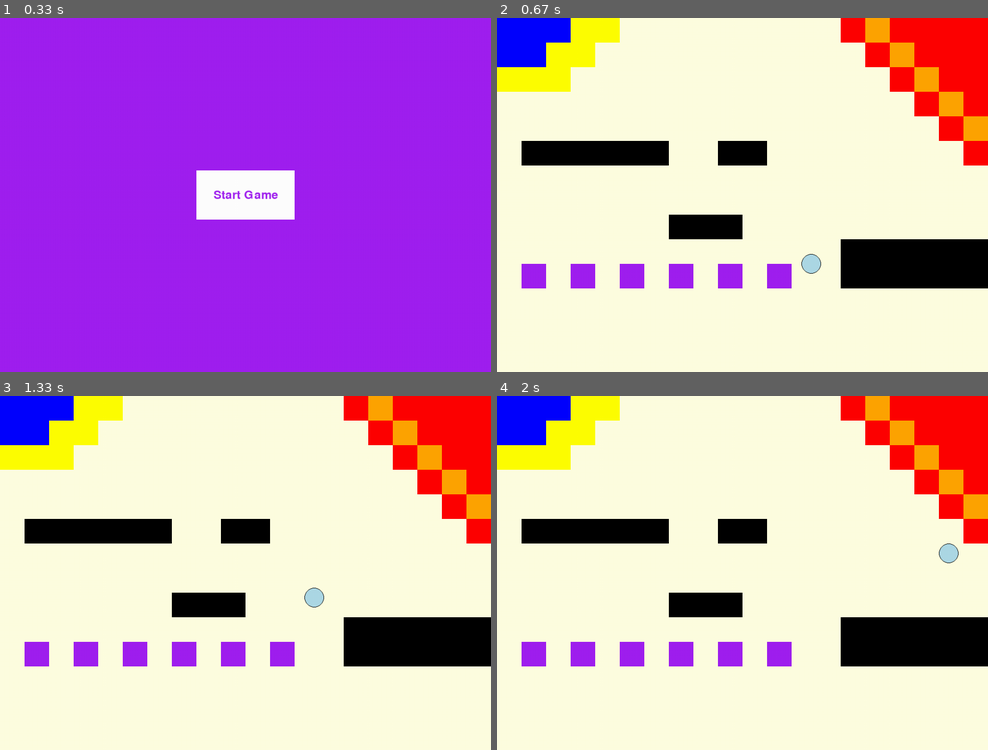
Above: before the commit, frames 1-4 (two rows, left to right).
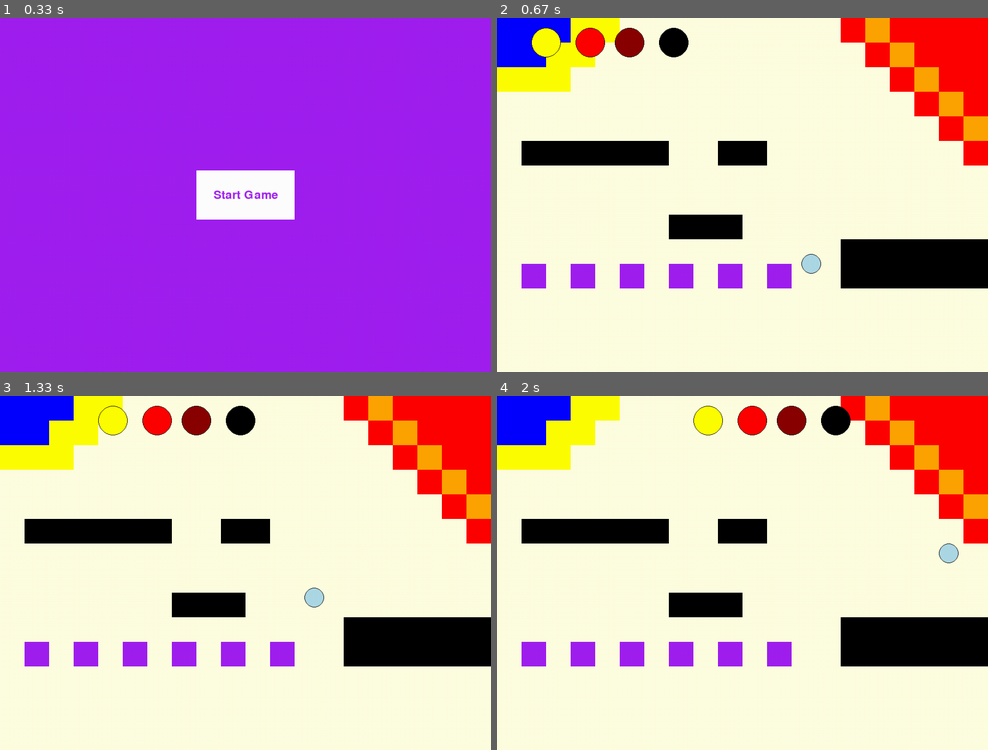
Above: after the commit, the same moments.

Repository: Luk38/Roboarena
Game: pygame game, started from RoboarenaGame.py
Same seed, same stepped clock (60 frames per second), same inputs: the game is played once before the commit and once after it.
Inputs:
- Up to frame 1 (0.33 s): no input
- Up to frame 2 (0.67 s): click "Start Game" at 0.38 s
- Up to frame 3 (1.33 s): hold Right 0.67-1.13 s; hold Up from 1.17 s (still down); hold W from 1.17 s (still down)
- Up to frame 4 (2 s): release Up at 1.47 s; release W at 1.47 s; hold Right 1.5-1.97 s; hold D 1.5-1.97 s

Frame 1 is identical in both runs. In frame 2, 1.5% of the frame differs, in the area x 7-39%, y 2-12%; in frame 3, 1.4%; in frame 4, 1.6%, in the area x 40-72%, y 2-12%.

Commit message:
Changed Robot class for task 1. c-e

Diff:
--- a/BasicRobot.py
+++ b/BasicRobot.py
@@ -1,4 +1,5 @@
 import pygame
+import math
 
 
 class BasicRobot:
@@ -7,8 +8,57 @@
         self.x = x
         self.y = y
         self.r = r
-        self.alpha = alpha
+        self.alpha = math.radians(alpha)
+
+        # movement attributes
+        self.a = 0
+        self.a_alpha = 0
+        self.v = 0
+        self.v_alpha = 0
+
+        self.a_max = 5
+        self.a_alpha_max = 2
 
     def draw(self, screen):
         pygame.draw.circle(screen, self.color, (self.x, self.y), self.r)
         pygame.draw.circle(screen, 'black', (self.x, self.y), self.r, width=1)
+
+    def update(self):
+        # update speed
+        self.v += self.a
+
+        # speed limit
+        self.v = max(-self.a_max, min(self.v, self.a_max))
+
+        # update turning speed
+        self.v_alpha += self.a_alpha
+
+        # turning speed limit
+        self.v_alpha = max(-self.a_alpha_max, min(self.v_alpha, self.a_alpha_max))
+
+        # update position
+        self.x += self.v * math.cos(math.radians(self.alpha))
+        self.y += self.v * math.sin(math.radians(self.alpha))
+        self.alpha += self.v_alpha
+
+        # handle reaching the edges of the screen
+        if self.x < self.r or self.x > 1000 - self.r:
+            self.v = 0
+            self.a *= -1
+        if self.y < self.r or self.y > 720 - self.r:
+            self.v = 0
+            self.a *= -1
+
+        self.handle_user_input()
+
+    def handle_user_input(self):
+    # Based on the input, modify the acceleration (a) and rotational acceleration (a_alpha) of the robots
+        keys = pygame.key.get_pressed()
+        if keys[pygame.K_LEFT]:
+            self.a_alpha = -0.2 # Set negative acceleration to move left
+        elif keys[pygame.K_RIGHT]:
+            self.a = 0.2
+        elif keys[pygame.K_UP]:
+            self.a = 0.5
+        elif keys[pygame.K_DOWN]:
+            self.a_alpha = 0.2   # Set positive
--- a/RoboarenaGame.py
+++ b/RoboarenaGame.py
@@ -11,6 +11,7 @@
 BLACK = (0, 0, 0)
 
 screen = pygame.display.set_mode((SCREEN_WIDTH, SCREEN_HEIGHT))
+pygame.display.set_caption("RoboArena")
 
 clock = pygame.time.Clock()
 
@@ -35,6 +36,12 @@
 
 # Player
 Player = BasicRobot("lightblue", 640, 500, 20, 45)
+
+# Robots
+Robot1 = BasicRobot("yellow", 100, 50, 30, 0)
+Robot2 = BasicRobot("red", 190, 50, 30, 0)
+Robot3 = BasicRobot("darkred", 270, 50, 30, 0)
+Robot4 = BasicRobot("black", 360, 50, 30, 0)
 
 # Movement directions
 x_dir = 0
@@ -84,6 +91,15 @@
         # ...
         Player.draw(screen)
 
+        Robot1.draw(screen)
+        Robot2.draw(screen)
+        Robot3.draw(screen)
+        Robot4.draw(screen)
+        Robot1.update()
+        Robot2.update()
+        Robot3.update()
+        Robot4.update()
+
     else:
         # Do logical updates here.
         # ...
